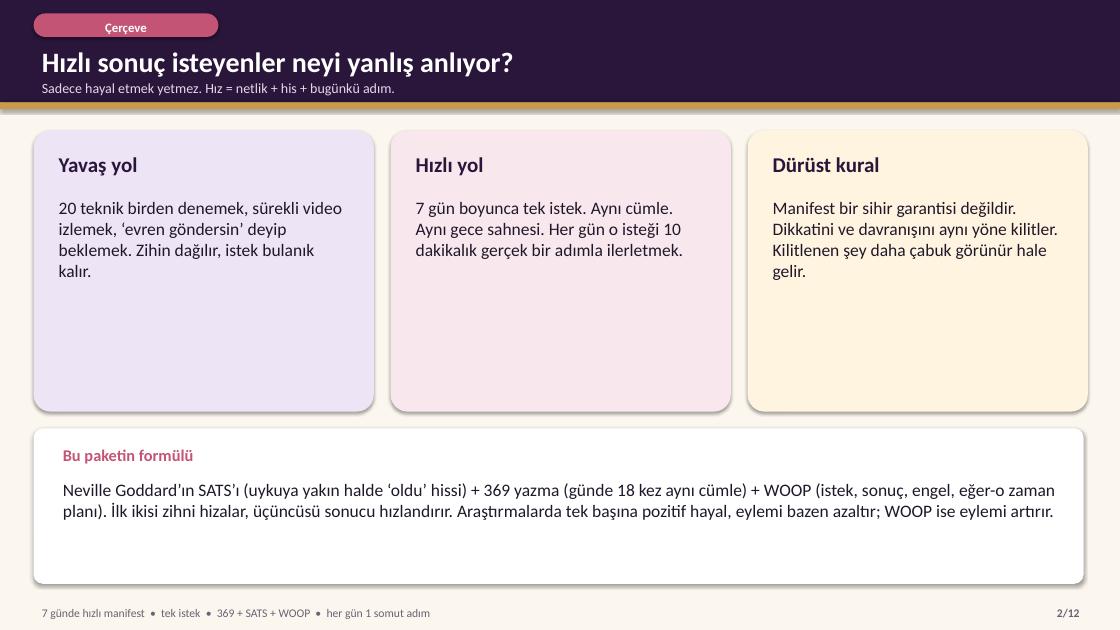
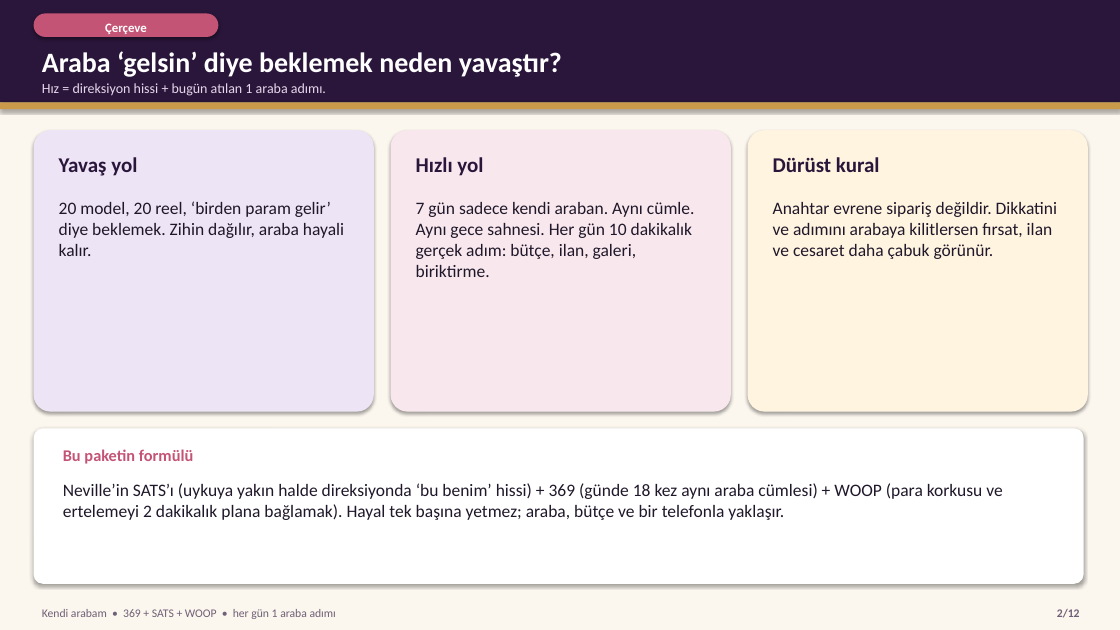
Before and after one commit to iremalisan/alisansges, a slide deck: slide 2 of rehber/Hizli_Manifest_Teknikleri.pptx. Drawn at 1120x630 pixels with LibreOffice and Linux fonts; fonts in the diff are those of the drawing. Boxes give left, top, right and bottom in pixels: in the first picture for what was removed or moved away, otherwise in the second. Text is boxed around its words. In the diff, an @@ line names an element or a change of style, - is before the commit and + after.

```diff
--- a/rehber/Hizli_Manifest_Teknikleri.pptx
+++ b/rehber/Hizli_Manifest_Teknikleri.pptx
@@ text at [42, 51, 562, 77]: text changed @@
-Hızlı sonuç isteyenler neyi yanlış anlıyor?
+Araba ‘gelsin’ diye beklemek neden yavaştır?
@@ text at [42, 83, 326, 96]: text changed @@
-Sadece hayal etmek yetmez. Hız = netlik + his + bugünkü adım.
+Hız = direksiyon hissi + bugün atılan 1 araba adımı.
@@ text at [59, 201, 344, 256]: text changed @@
-20 teknik birden denemek, sürekli video izlemek, ‘evren göndersin’ deyip beklemek. Zihin dağılır, istek bulanık kalır.
+20 model, 20 reel, ‘birden param gelir’ diye beklemek. Zihin dağılır, araba hayali kalır.
@@ text at [416, 202, 695, 277]: text changed @@
-7 gün boyunca tek istek. Aynı cümle. Aynı gece sahnesi. Her gün o isteği 10 dakikalık gerçek bir adımla ilerletmek.
+7 gün sadece kendi araban. Aynı cümle. Aynı gece sahnesi. Her gün 10 dakikalık gerçek adım: bütçe, ilan, galeri, biriktirme.
@@ text at [773, 202, 1058, 259]: text changed @@
-Manifest bir sihir garantisi değildir. Dikkatini ve davranışını aynı yöne kilitler. Kilitlenen şey daha çabuk görünür hale gelir.
+Anahtar evrene sipariş değildir. Dikkatini ve adımını arabaya kilitlersen fırsat, ilan ve cesaret daha çabuk görünür.
@@ text at [63, 483, 1002, 520]: text changed @@
-Neville Goddard’ın SATS’ı (uykuya yakın halde ‘oldu’ hissi) + 369 yazma (günde 18 kez aynı cümle) + WOOP (istek, sonuç, engel, eğer-o zaman planı). İlk ikisi zihni hizalar, üçüncüsü sonucu hızlandırır. Araştırmalarda tek başına pozitif hayal, eylemi bazen azaltır; WOOP ise eylemi artırır.
+Neville’in SATS’ı (uykuya yakın halde direksiyonda ‘bu benim’ hissi) + 369 (günde 18 kez aynı araba cümlesi) + WOOP (para korkusu ve ertelemeyi 2 dakikalık plana bağlamak). Hayal tek başına yetmez; araba, bütçe ve bir telefonla yaklaşır.
@@ text at [42, 609, 336, 619]: text changed @@
-7 günde hızlı manifest • tek istek • 369 + SATS + WOOP • her gün 1 somut adım
+Kendi arabam • 369 + SATS + WOOP • her gün 1 araba adımı
```
Also in this commit, not shown: 11 other slides changed, 20 other files.
